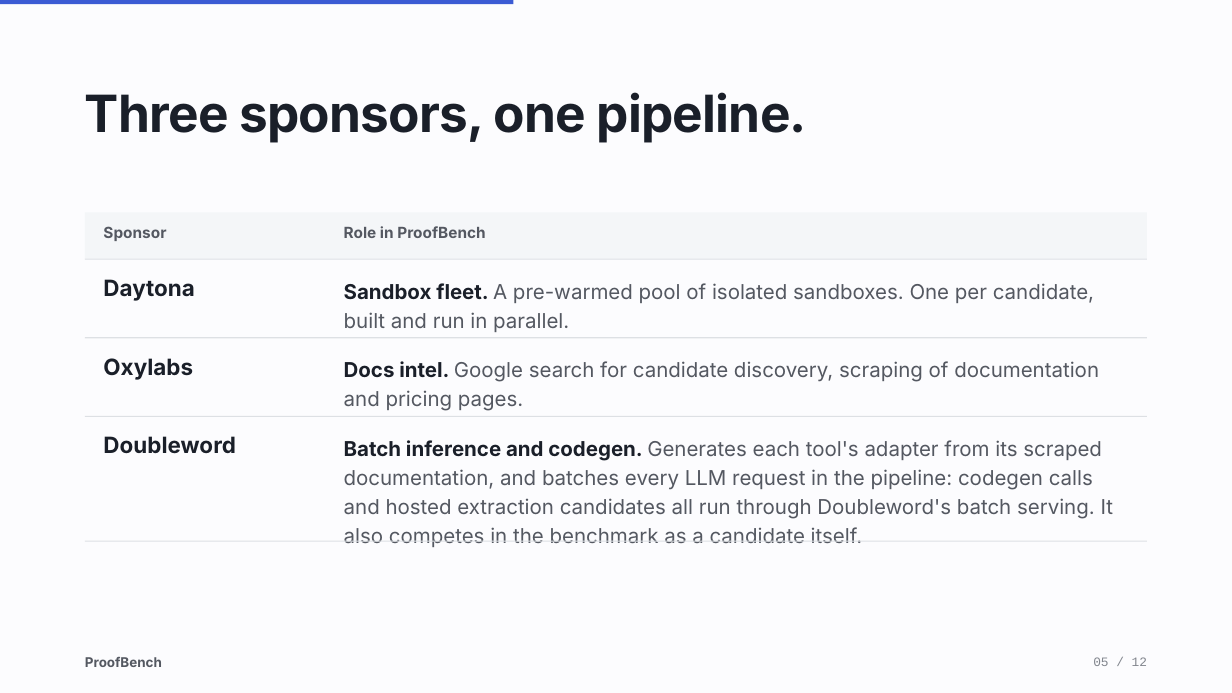
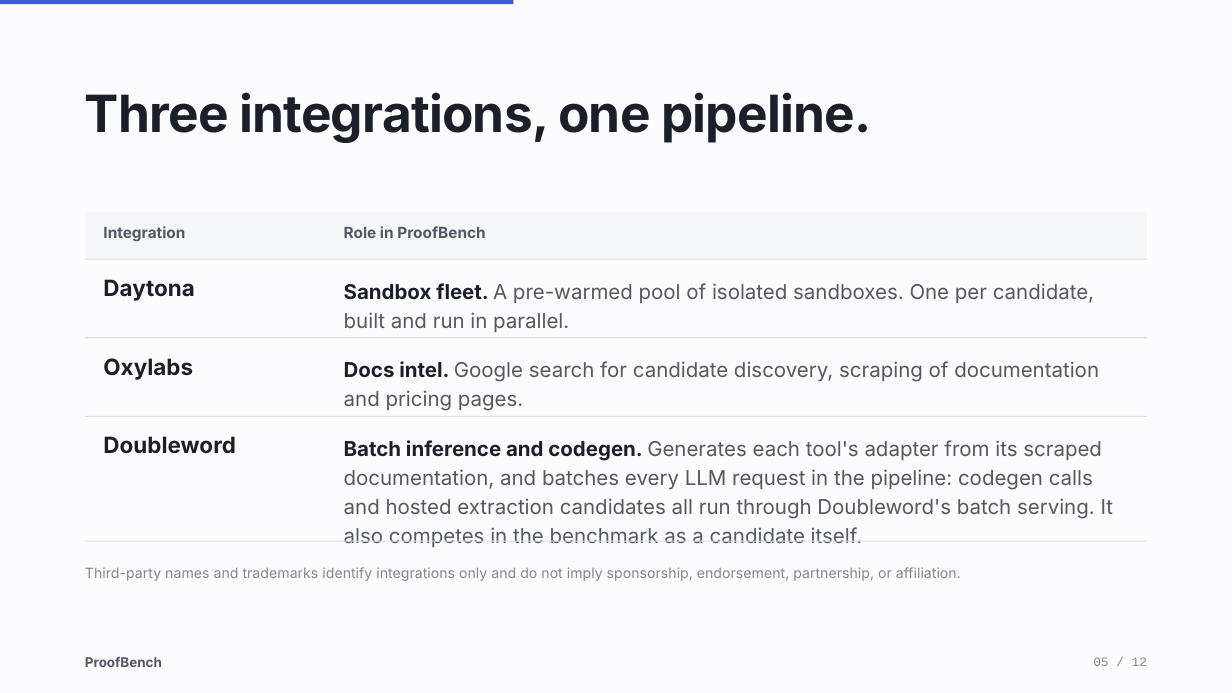
Before and after one commit to fountainnnnn/ProofBench, a slide deck: slide 5 of slides/proofbench_pitch.pptx. Drawn at 1232x693 pixels with LibreOffice and Linux fonts; fonts in the diff are those of the drawing. Boxes give left, top, right and bottom in pixels: in the first picture for what was removed or moved away, otherwise in the second. Text is boxed around its words. In the diff, an @@ line names an element or a change of style, - is before the commit and + after.

```diff
--- a/slides/proofbench_pitch.pptx
+++ b/slides/proofbench_pitch.pptx
@@ background #FFFFFF to #FCFCFE @@
@@ rectangle removed at (0, 0, 1232, 693) @@
@@ text at (85, 92, 871, 143): text changed @@
-Three sponsors, one pipeline.
+Three integrations, one pipeline.
@@ text at (103, 226, 185, 242): text changed @@
-Sponsor
+Integration
@@ text added at (85, 567, 961, 581), 11 pt, text #82868E @@
+Third-party names and trademarks identify integrations only and do not imply sponsorship, endorsement, partnership, or affiliation.
```
Also in this commit, not shown: 11 other slides changed, 3 other files.
